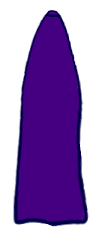
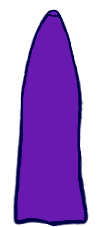
Layer changes from the first (101, 227) image to the second:
added layer "Warstwa 4" above "Warstwa 5" over (15, 9, 87, 224)
added layer "Warstwa 5" above "Warstwa 5(wklejone)" over (15, 9, 87, 224)
